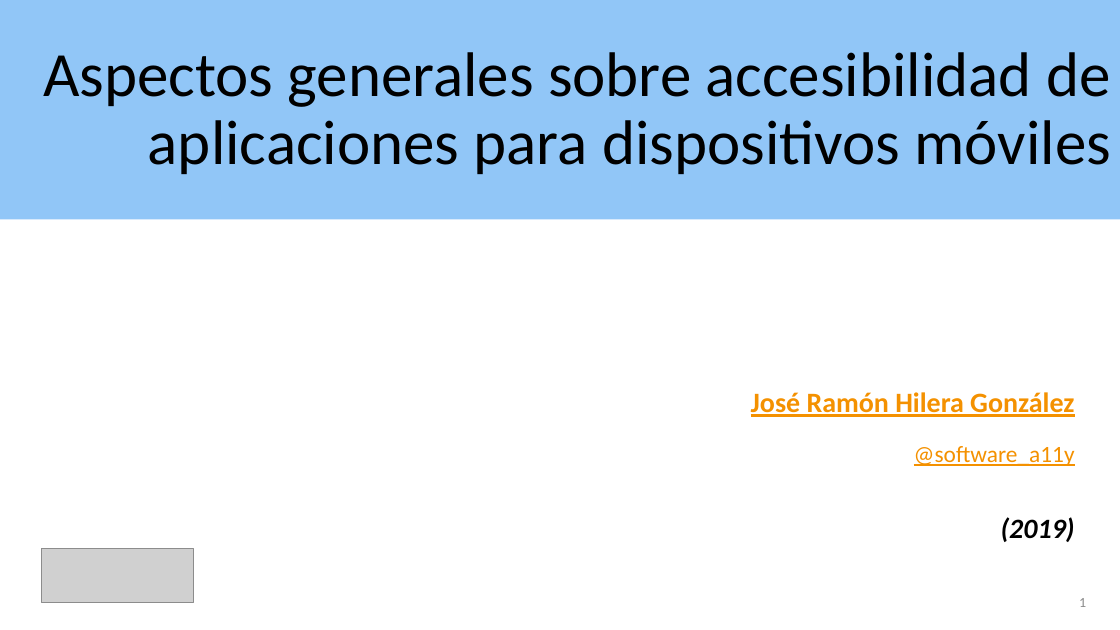
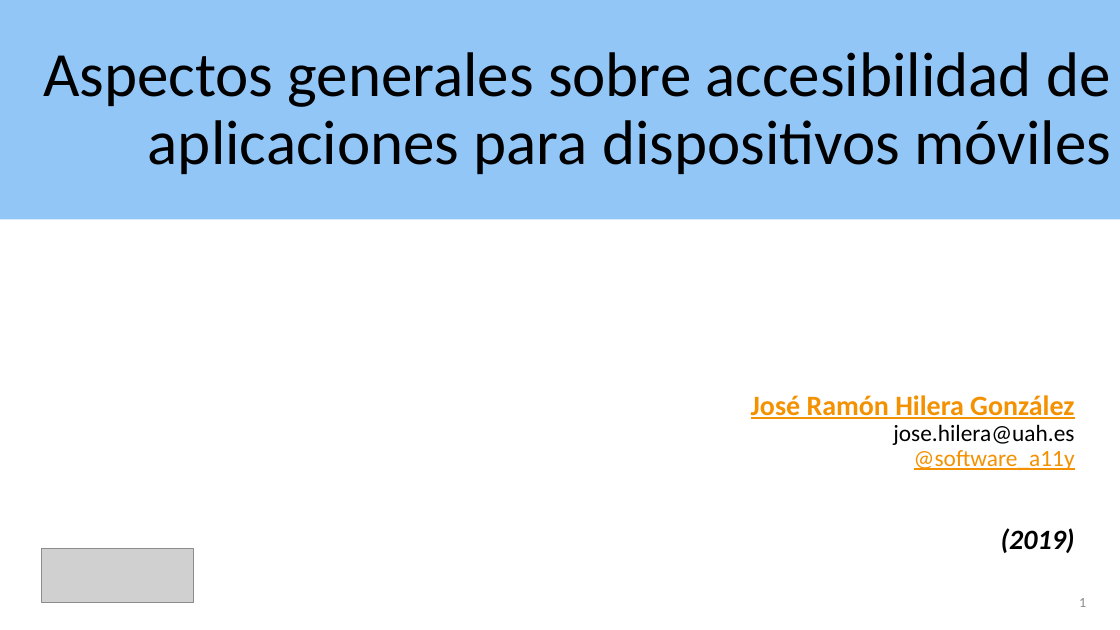
Before and after one commit to josehilera/accesibilidad, a slide deck: slide 1 of apps/Aspectos generales Accesibilidad apps.pptx. Drawn at 1120x630 pixels with LibreOffice and Linux fonts; fonts in the diff are those of the drawing; grey boxes stand for pictures. Boxes give left, top, right and bottom in pixels: in the first picture for what was removed or moved away, otherwise in the second. Text is boxed around its words. In the diff, an @@ line names an element or a change of style, - is before the commit and + after.

Commit message:
Ejemplo de evaluación de accesibilidad de app

```diff
--- a/apps/Aspectos generales Accesibilidad apps.pptx
+++ b/apps/Aspectos generales Accesibilidad apps.pptx
@@ subtitle at [751,395,1075,470]: text changed; size 24 to 20 pt; bold off @@
-José Ramón Hilera González
-@software_a11y
+José Ramón Hilera González
+jose.hilera@uah.es
+@software_a11y
@@ subtitle at [1001,528,1075,553]: line spacing 0.8 to 0.9 @@
```
Also in this commit, not shown: 3 other slides changed, 4 other files.
